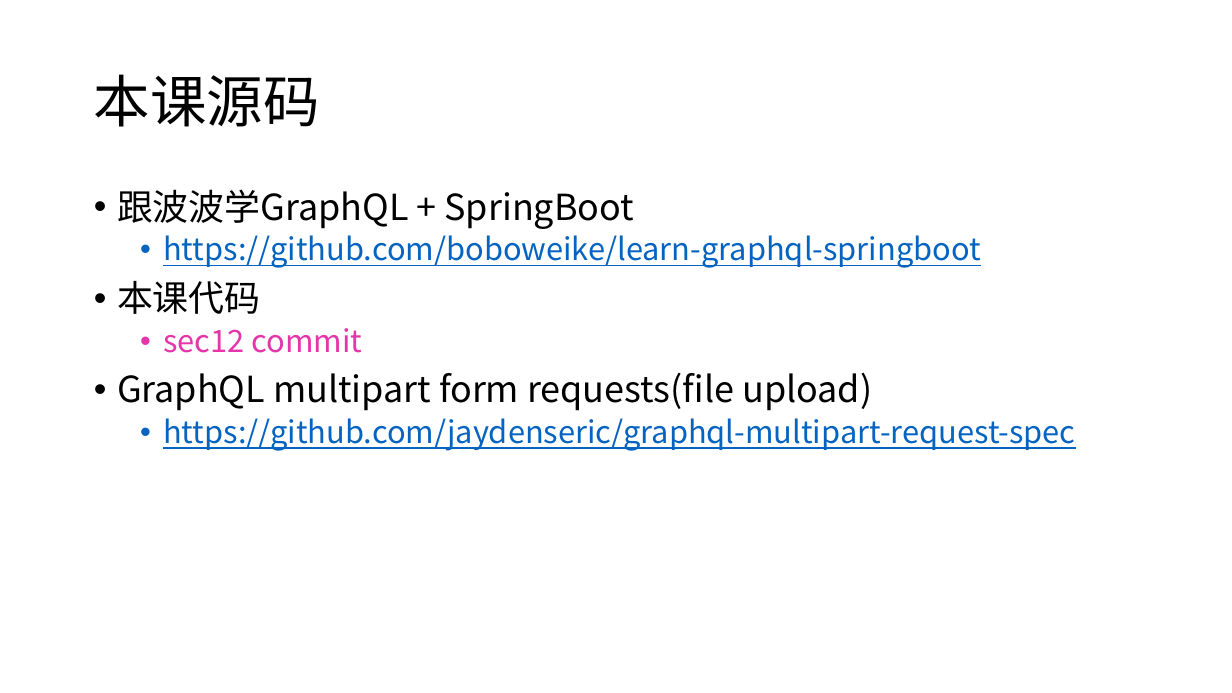
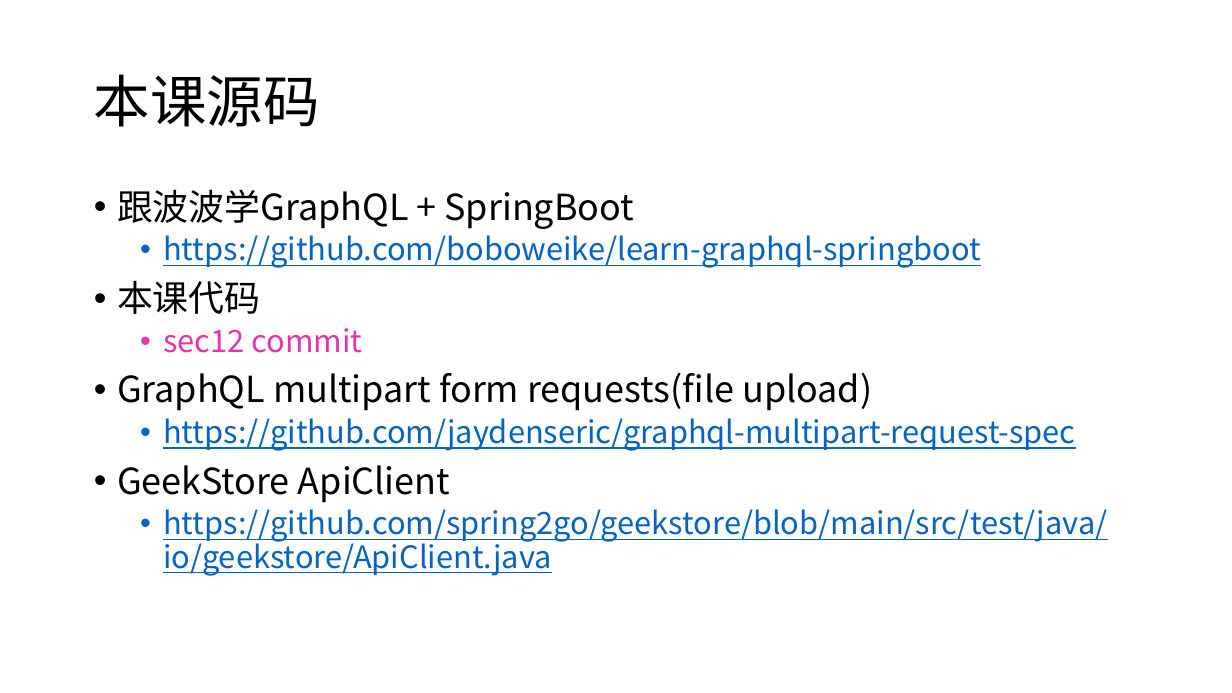
Before and after one commit to RelaxBin/learn-graphql-springboot, a slide deck: slide 2 of docs/sec12.pptx. Drawn at 1232x693 pixels with LibreOffice and Linux fonts; fonts in the diff are those of the drawing; background and template pictures are left out. Boxes give left, top, right and bottom in pixels: in the first picture for what was removed or moved away, otherwise in the second. Text is boxed around its words. In the diff, an @@ line names an element or a change of style, - is before the commit and + after.

```diff
--- a/docs/sec12.pptx
+++ b/docs/sec12.pptx
@@ text at (117,465,1107,576): paragraphs added @@
+• GeekStore ApiClient
+  • https://github.com/spring2go/geekstore/blob/main/src/test/java/io/geekstore/ApiClient.java
```
Also in this commit, not shown: 1 other slide changed, 3 other files.
